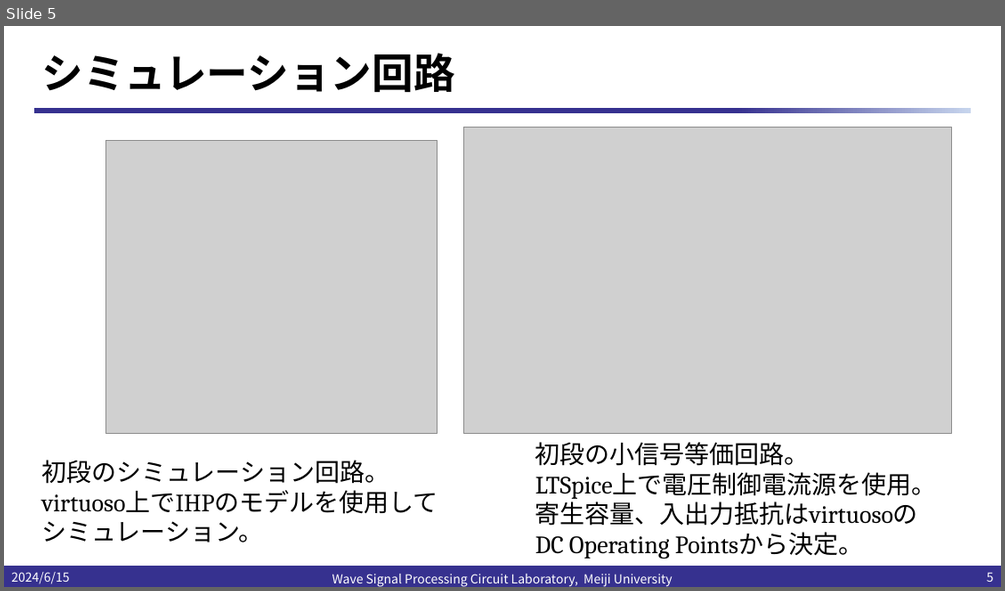
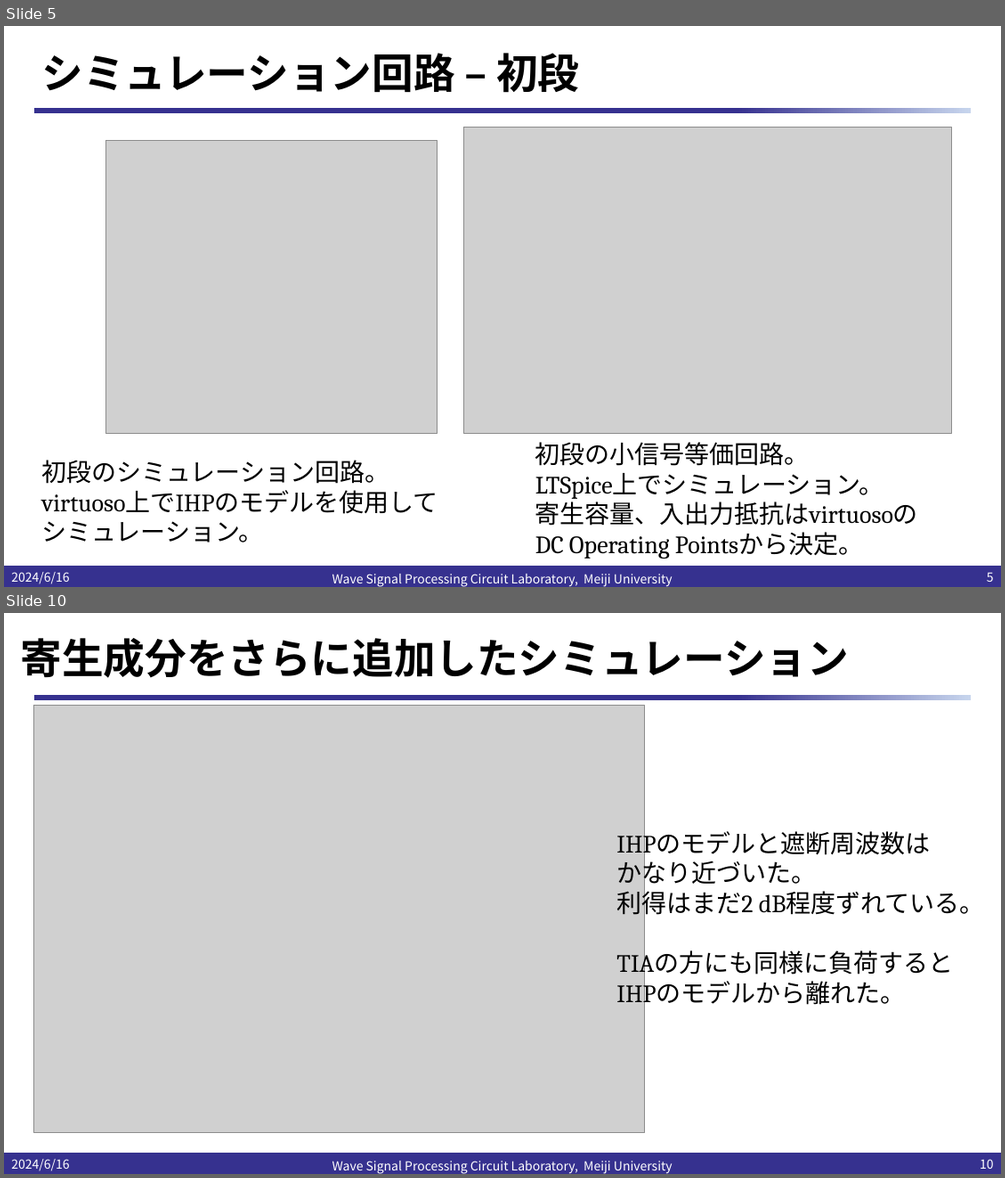
Before and after one commit to kjm-desktop10400/reserch, a slide deck: IHP_2024/20240620/TIAの小信号等価回路による.pptx. Shown one above the other, each under a label of ours: slide 5 before the commit, slides 5 and 10 after it; the slides between them are not shown. The pictures are 1005x591 and 1005x1178 pixels, drawn with LibreOffice and Linux fonts; fonts in the diff are those of the drawing; grey boxes stand for pictures; background and template pictures are left out. Boxes give left, top, right and bottom in pixels: in the first picture for what was removed or moved away, otherwise in the second. Text is boxed around its words. In the diff, an @@ line names an element or a change of style, - is before the commit and + after.

```diff
--- a/IHP_2024/20240620/TIAの小信号等価回路による.pptx
+++ b/IHP_2024/20240620/TIAの小信号等価回路による.pptx
@@ slide 10 added at [4, 613, 1001, 1174], background #FFFFFF; not listed: 2 template elements that a slide beside it also shows @@
@@ title added at [21, 638, 850, 678], 40 pt, text #000000, bold @@
+寄生成分をさらに追加したシミュレーション
@@ picture added at [34, 705, 644, 1132] @@
@@ text added at [616, 829, 985, 1007], 24 pt, text #000000 @@
+IHPのモデルと遮断周波数は
+かなり近づいた。
+利得はまだ2 dB程度ずれている。
+TIAの方にも同様に負荷するとIHPのモデルから離れた。
@@ text added at [11, 1159, 69, 1171], 12 pt, text #FFFFFF @@
+2024/6/16
@@ text added at [332, 1160, 672, 1174], 12 pt, text #FFFFFF @@
+Wave Signal Processing Circuit Laboratory, Meiji University
@@ page number added at [979, 1159, 994, 1168], 12 pt, text #FFFFFF @@
+10
@@ slide 5 changed as well @@
@@ title at [41, 53, 579, 93]: text changed @@
-シミュレーション回路
+シミュレーション回路 – 初段
@@ text at [535, 473, 884, 499]: text changed @@
-LTSpice上で電圧制御電流源を使用。
+LTSpice上でシミュレーション。
@@ text at [11, 572, 69, 584]: text changed @@
-2024/6/15
+2024/6/16
```
Also in this commit, not shown: 4 other slides changed, 5 other slides added, 25 other files.
